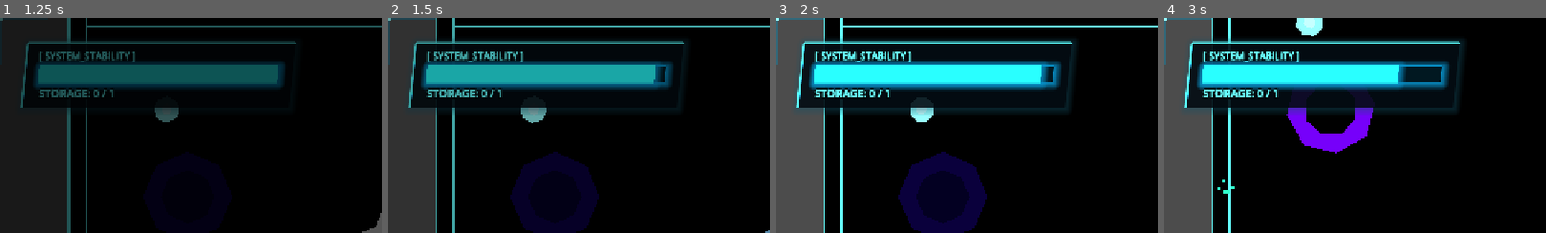
Above: before the commit, frames 1-4 (left to right).
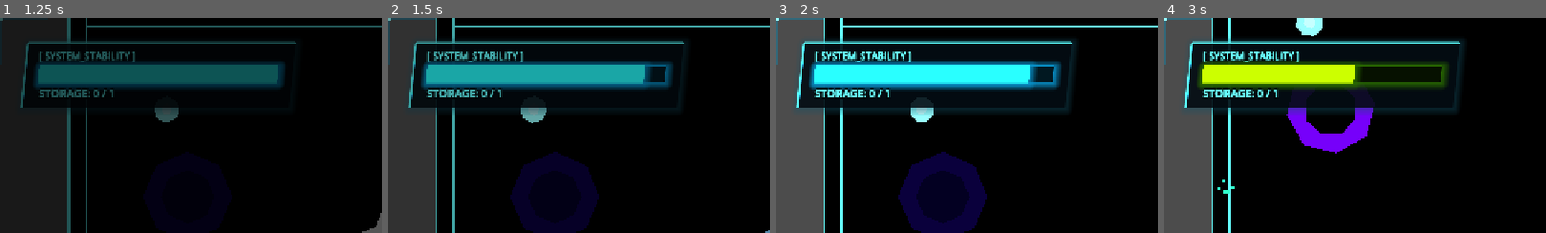
Above: after the commit, the same moments.

Repository: ViSaLrOxX/GUDEV-spring-gamejam-2026
Game: Godot game, scene res://scenes/menu.tscn
Same seed, same stepped clock (60 frames per second), same inputs: the game is played once before the commit and once after it.
Inputs (mouse positions are % of the whole screen's width and height, from its top left):
- Up to frame 1 (1.25 s): click "PLAY" at 0.5 s
- Up to frame 2 (1.5 s): tap Enter at 1.25 s; move the mouse to (72, 45) at 1.27 s; hold D (move_right) from 1.28 s (still down); tap Shift (dash) at 1.35 s
- Up to frame 3 (2 s): keep holding D (move_right); tap B (shop) at 1.52 s
- Up to frame 4 (3 s): move the mouse to (30, 55) at 2.02 s; release D (move_right) at 2.03 s; hold S (move_down) 2.03-2.78 s; click (30, 55) at 2.1 s; tap B (shop) at 2.27 s; move the mouse to (60, 28) at 2.77 s; hold D (move_right) from 2.78 s (still down); tap Shift (dash) at 2.85 s
The pictures show only the part of the screen within x 0-50%, y 0-50%; the shares and areas given below are measured in that part.

Frame 1 is identical in both runs. In frame 2, 0.4% of the frame differs, in the area x 66-72%, y 20-33%; in frame 3, 0.5%; in frame 4, 8.7%, in the area x 8-75%, y 20-34%.

Commit message:
Adjust time and map scaling for gradual progression

Diff:
--- a/scripts/game.gd
+++ b/scripts/game.gd
@@ -3,7 +3,7 @@
 const SLOW_TIME_SCALE  : float = 0.05
 const NORMAL_TIME_SCALE: float = 1.0
 const TIME_LERP_SPEED  : float = 15.0 # Adjusted for stable formula
-const STARTING_TIME    : float = 60.0
+const STARTING_TIME    : float = 30.0
 const BASE_SHOOT_COST  : float = 5.0
 const HIT_COST         : float = 12.0
 const BASE_KILL_REWARD : float = 6.0
@@ -232,10 +232,10 @@
 		fade_overlay.color = Color.BLACK
 		var tw = create_tween().set_pause_mode(Tween.TWEEN_PAUSE_PROCESS); tw.tween_property(fade_overlay, "color:a", 0.0, 0.2)
 
-	cores_required = int(1 + floor(level / 3.0)); time_remaining = STARTING_TIME + (level - 1) * 5.0 + (inventory.count("TIME") * 10.0)
+	cores_required = int(1 + floor(level / 3.0)); time_remaining = STARTING_TIME + (level - 1) * 2.0 + (inventory.count("TIME") * 10.0)
 	for child in dynamic_entities.get_children(): child.queue_free()
 	for child in dynamic_walls.get_children(): child.queue_free()
-	var map_w = 700.0 + (level - 1) * 60.0; var map_h = 500.0 + (level - 1) * 40.0
+	var map_w = 700.0 + (level - 1) * 20.0; var map_h = 500.0 + (level - 1) * 15.0
 	_rebuild_boundaries(map_w, map_h)
 	if player: player.global_position = Vector2(map_w / 2.0, map_h / 2.0)
 	var inner_rects = _generate_inner_walls(level, map_w, map_h)
